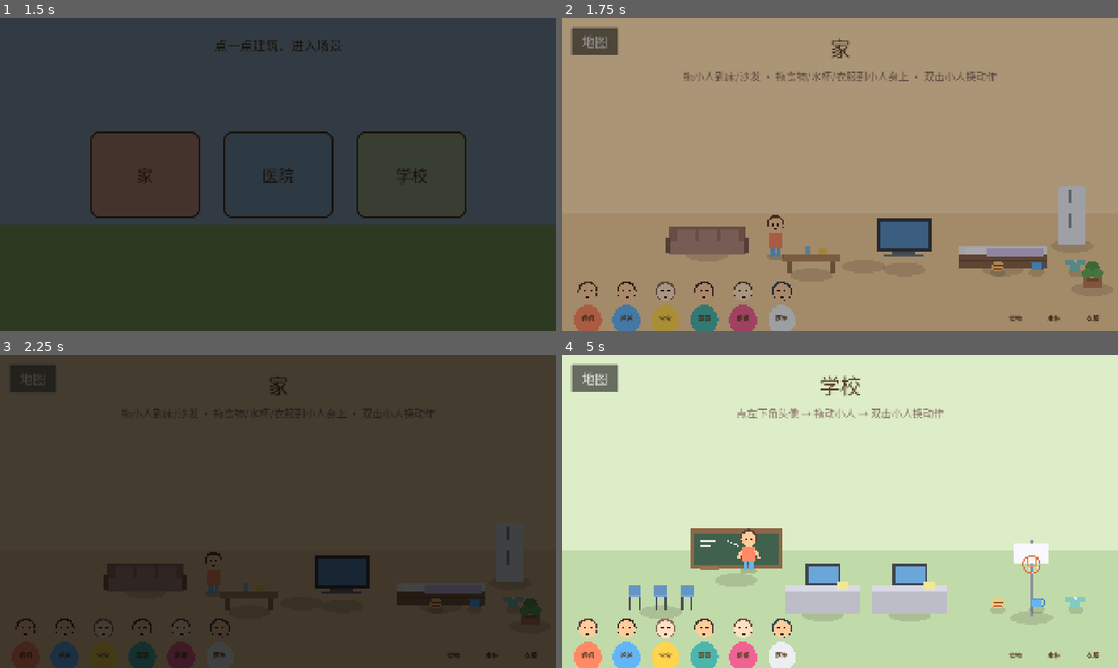
Above: before the commit, frames 1-4 (two rows, left to right).
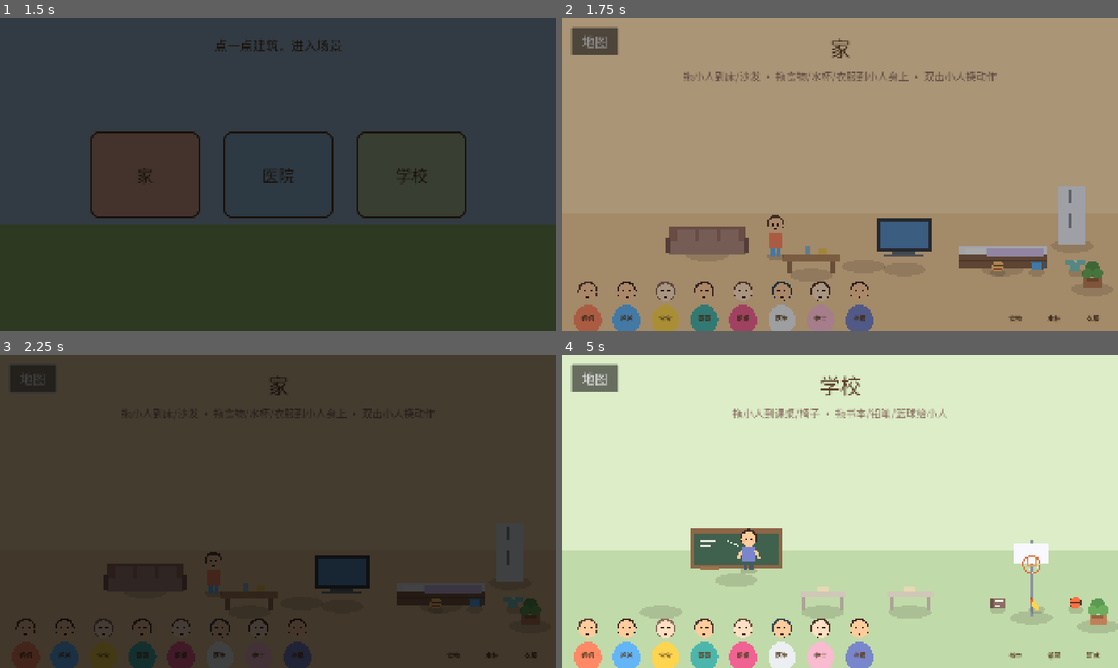
Above: after the commit, the same moments.

Repository: 675435543/MiniLifeWorld
Game: Godot game, scene res://scenes/main/main_menu.tscn
Same seed, same stepped clock (60 frames per second), same inputs: the game is played once before the commit and once after it.
Inputs:
- Up to frame 1 (1.5 s): click "开始游戏" at 0.5 s; click "家" at 1.25 s
- Up to frame 2 (1.75 s): no input
- Up to frame 3 (2.25 s): click "地图" at 2 s
- Up to frame 4 (5 s): click "医院" at 2.75 s; click "地图" at 3.5 s; click "学校" at 4.25 s

Frame 1 is identical in both runs. In frame 2, 0.8% of the frame differs, in the area x 44-56%, y 84-100%; in frame 3, 0.4%; in frame 4, 6.2%, in the area x 12-100%, y 17-100%.

Commit message:
M3+M4: hospital and school scenes - doctor/nurse/teacher, stethoscope/medicine/book/pencil/ball interactions, scene-driven bars

Diff:
--- a/data/characters.json
+++ b/data/characters.json
@@ -43,5 +43,18 @@
 			{"id": "coat", "shirt": "#ECEFF1"},
 			{"id": "scrubs", "shirt": "#80CBC4"}
 		]
+	},
+	"nurse": {
+		"name": "护士",
+		"palette": {"skin": "#FFE0C2", "hair": "#4E342E", "shirt": "#F8BBD0", "pants": "#90CAF9"},
+		"outfits": [
+			{"id": "uniform", "shirt": "#F8BBD0"},
+			{"id": "coat", "shirt": "#ECEFF1"}
+		]
+	},
+	"teacher": {
+		"name": "老师",
+		"palette": {"skin": "#FFCC9C", "hair": "#3E2723", "shirt": "#7986CB", "pants": "#455A64"},
+		"outfits": [{"id": "work", "shirt": "#7986CB"}]
 	}
 }
--- a/data/items.json
+++ b/data/items.json
@@ -8,12 +8,16 @@
 	"food": {"name": "食物", "scene": "home", "type": "item", "interaction": "eat", "zone_size": [60, 60], "color": "#FFB74D"},
 	"water_cup": {"name": "水杯", "scene": "home", "type": "item", "interaction": "drink", "zone_size": [50, 60], "color": "#64B5F6"},
 	"clothes": {"name": "衣服", "scene": "home", "type": "item", "interaction": "wear", "zone_size": [80, 80], "shirt": "#80CBC4"},
+	"reception": {"name": "前台", "scene": "hospital", "type": "furniture", "interaction": "use", "zone_size": [260, 90], "z_index": -1},
+	"waiting_chairs": {"name": "候诊椅", "scene": "hospital", "type": "furniture", "interaction": "sit", "zone_size": [260, 80], "z_index": -1},
 	"hospital_bed": {"name": "诊疗床", "scene": "hospital", "type": "furniture", "interaction": "sleep", "zone_size": [220, 110], "z_index": -1},
-	"waiting_chair": {"name": "候诊椅", "scene": "hospital", "type": "furniture", "interaction": "sit", "zone_size": [90, 90], "z_index": -1},
-	"stethoscope": {"name": "听诊器", "scene": "hospital", "type": "item", "interaction": "examine", "zone_size": [60, 60]},
-	"medicine": {"name": "药瓶", "scene": "hospital", "type": "item", "interaction": "use", "zone_size": [50, 60], "color": "#E57373"},
-	"desk": {"name": "课桌", "scene": "school", "type": "furniture", "interaction": "sit", "zone_size": [140, 80], "z_index": -1},
-	"blackboard": {"name": "黑板", "scene": "school", "type": "furniture", "interaction": "use", "zone_size": [200, 120], "z_index": -1},
+	"medicine_cabinet": {"name": "药柜", "scene": "hospital", "type": "furniture", "interaction": "use", "zone_size": [180, 180], "z_index": -1},
+	"stethoscope": {"name": "听诊器", "scene": "hospital", "type": "item", "interaction": "examine", "zone_size": [60, 60], "color": "#90A4AE"},
+	"medicine": {"name": "药瓶", "scene": "hospital", "type": "item", "interaction": "eat", "zone_size": [50, 60], "color": "#E57373"},
+	"blackboard": {"name": "黑板", "scene": "school", "type": "furniture", "interaction": "use", "zone_size": [300, 120], "z_index": -1},
+	"school_desk": {"name": "课桌", "scene": "school", "type": "furniture", "interaction": "sit", "zone_size": [160, 70], "z_index": -1},
+	"school_chairs": {"name": "椅子", "scene": "school", "type": "furniture", "interaction": "sit", "zone_size": [260, 80], "z_index": -1},
+	"desk": {"name": "办公桌", "scene": "school", "type": "furniture", "interaction": "sit", "zone_size": [140, 80], "z_index": -1},
 	"book": {"name": "书本", "scene": "school", "type": "item", "interaction": "read", "zone_size": [60, 60], "color": "#8D6E63"},
 	"pencil": {"name": "铅笔", "scene": "school", "type": "item", "interaction": "use", "zone_size": [50, 50], "color": "#FFD54F"},
 	"basketball": {"name": "篮球", "scene": "school", "type": "item", "interaction": "play", "zone_size": [70, 70], "color": "#FF7043"}
--- a/data/scenes.json
+++ b/data/scenes.json
@@ -1,5 +1,23 @@
 {
-	"home": {"name": "家", "path": "res://scenes/home/home.tscn", "building_color": "#FF8A65"},
-	"hospital": {"name": "医院", "path": "res://scenes/hospital/hospital.tscn", "building_color": "#64B5F6"},
-	"school": {"name": "学校", "path": "res://scenes/school/school.tscn", "building_color": "#AED581"}
+	"home": {
+		"name": "家",
+		"path": "res://scenes/home/home.tscn",
+		"building_color": "#FF8A65",
+		"default_character": "mom",
+		"bar_items": ["food", "water_cup", "clothes"]
+	},
+	"hospital": {
+		"name": "医院",
+		"path": "res://scenes/hospital/hospital.tscn",
+		"building_color": "#64B5F6",
+		"default_character": "doctor",
+		"bar_items": ["stethoscope", "medicine"]
+	},
+	"school": {
+		"name": "学校",
+		"path": "res://scenes/school/school.tscn",
+		"building_color": "#AED581",
+		"default_character": "teacher",
+		"bar_items": ["book", "pencil", "basketball"]
+	}
 }
--- a/scenes/hospital/hospital.tscn
+++ b/scenes/hospital/hospital.tscn
@@ -1,7 +1,8 @@
-[gd_scene load_steps=3 format=3]
+[gd_scene load_steps=4 format=3]
 
 [ext_resource type="Script" path="res://scripts/scenes/scene_base.gd" id="1"]
 [ext_resource type="Script" path="res://scripts/items/prop_draw.gd" id="2"]
+[ext_resource type="Script" path="res://scripts/items/item.gd" id="3"]
 
 [node name="Hospital" type="Control"]
 layout_mode = 3
@@ -40,30 +41,32 @@
 
 [node name="Decor" type="Node2D" parent="."]
 
-[node name="Reception" type="Node2D" parent="Decor"]
-position = Vector2(500, 830)
-script = ExtResource("2")
-prop_type = "desk"
-
-[node name="Chairs" type="Node2D" parent="Decor"]
-position = Vector2(830, 870)
-script = ExtResource("2")
-prop_type = "chairs"
-
-[node name="HospitalBed" type="Node2D" parent="Decor"]
-position = Vector2(1250, 850)
-script = ExtResource("2")
-prop_type = "hospital_bed"
-
-[node name="Cabinet" type="Node2D" parent="Decor"]
-position = Vector2(1650, 810)
-script = ExtResource("2")
-prop_type = "cabinet"
-
 [node name="Plant" type="Node2D" parent="Decor"]
-position = Vector2(1850, 930)
+position = Vector2(1830, 930)
 script = ExtResource("2")
 prop_type = "plant"
+
+[node name="Items" type="Node2D" parent="."]
+
+[node name="Reception" type="Node2D" parent="Items"]
+position = Vector2(500, 830)
+script = ExtResource("3")
+item_id = "reception"
+
+[node name="WaitingChairs" type="Node2D" parent="Items"]
+position = Vector2(880, 860)
+script = ExtResource("3")
+item_id = "waiting_chairs"
+
+[node name="HospitalBed" type="Node2D" parent="Items"]
+position = Vector2(1300, 850)
+script = ExtResource("3")
+item_id = "hospital_bed"
+
+[node name="MedCabinet" type="Node2D" parent="Items"]
+position = Vector2(1650, 810)
+script = ExtResource("3")
+item_id = "medicine_cabinet"
 
 [node name="Characters" type="Node2D" parent="."]
 y_sort_enabled = true
@@ -98,7 +101,7 @@
 theme_override_colors/font_color = Color(0.553, 0.431, 0.388, 1)
 theme_override_font_sizes/font_size = 36
 horizontal_alignment = 1
-text = "点左下角头像 → 拖动小人 → 双击小人换动作"
+text = "拖小人到诊疗床/候诊椅 · 拖听诊器/药瓶到病人身上"
 
 [node name="BackButton" type="Button" parent="."]
 layout_mode = 0
--- a/scenes/school/school.tscn
+++ b/scenes/school/school.tscn
@@ -1,7 +1,8 @@
-[gd_scene load_steps=3 format=3]
+[gd_scene load_steps=4 format=3]
 
 [ext_resource type="Script" path="res://scripts/scenes/scene_base.gd" id="1"]
 [ext_resource type="Script" path="res://scripts/items/prop_draw.gd" id="2"]
+[ext_resource type="Script" path="res://scripts/items/item.gd" id="3"]
 
 [node name="School" type="Control"]
 layout_mode = 3
@@ -40,30 +41,37 @@
 
 [node name="Decor" type="Node2D" parent="."]
 
-[node name="Blackboard" type="Node2D" parent="Decor"]
-position = Vector2(600, 770)
-script = ExtResource("2")
-prop_type = "blackboard"
-
-[node name="Desk1" type="Node2D" parent="Decor"]
-position = Vector2(900, 890)
-script = ExtResource("2")
-prop_type = "desk"
-
-[node name="Desk2" type="Node2D" parent="Decor"]
-position = Vector2(1200, 890)
-script = ExtResource("2")
-prop_type = "desk"
-
-[node name="Chairs" type="Node2D" parent="Decor"]
-position = Vector2(340, 880)
-script = ExtResource("2")
-prop_type = "chairs"
-
 [node name="Hoop" type="Node2D" parent="Decor"]
 position = Vector2(1620, 900)
 script = ExtResource("2")
 prop_type = "hoop"
+
+[node name="Plant" type="Node2D" parent="Decor"]
+position = Vector2(1850, 930)
+script = ExtResource("2")
+prop_type = "plant"
+
+[node name="Items" type="Node2D" parent="."]
+
+[node name="Blackboard" type="Node2D" parent="Items"]
+position = Vector2(600, 770)
+script = ExtResource("3")
+item_id = "blackboard"
+
+[node name="Desk1" type="Node2D" parent="Items"]
+position = Vector2(900, 880)
+script = ExtResource("3")
+item_id = "school_desk"
+
+[node name="Desk2" type="Node2D" parent="Items"]
+position = Vector2(1200, 880)
+script = ExtResource("3")
+item_id = "school_desk"
+
+[node name="Chairs" type="Node2D" parent="Items"]
+position = Vector2(340, 880)
+script = ExtResource("3")
+item_id = "school_chairs"
 
 [node name="Characters" type="Node2D" parent="."]
 y_sort_enabled = true
@@ -98,7 +106,7 @@
 theme_override_colors/font_color = Color(0.553, 0.431, 0.388, 1)
 theme_override_font_sizes/font_size = 36
 horizontal_alignment = 1
-text = "点左下角头像 → 拖动小人 → 双击小人换动作"
+text = "拖小人到课桌/椅子 · 拖书本/铅笔/篮球给小人"
 
 [node name="BackButton" type="Button" parent="."]
 layout_mode = 0
--- a/scripts/items/item.gd
+++ b/scripts/items/item.gd
@@ -1,6 +1,6 @@
 class_name Item
 extends PropDraw
-## 可交互道具/家具（M2）。
+## 可交互道具/家具（M2/M3/M4）。
 ## 家具静置在场景中，角色拖到热区触发互动；消耗品从道具栏拖到角色身上。
 
 @export var item_id := ""
@@ -39,6 +39,16 @@
 			draw_icon_cup(self, data)
 		"clothes":
 			draw_icon_clothes(self, data)
+		"stethoscope":
+			draw_icon_stethoscope(self, data)
+		"medicine":
+			draw_icon_medicine(self, data)
+		"book":
+			draw_icon_book(self, data)
+		"pencil":
+			draw_icon_pencil(self, data)
+		"basketball":
+			draw_icon_ball(self, data)
 		_:
 			super._draw()
 
@@ -71,6 +81,54 @@
 	ci.draw_circle(Vector2(0, -38), 6.0, Color(1, 1, 1, 0.7))
 
 
+static func draw_icon_stethoscope(ci: CanvasItem, info: Dictionary) -> void:
+	var tint := Color(str(info.get("color", "#90A4AE")))
+	_draw_icon_shadow(ci)
+	ci.draw_arc(Vector2(0, -30), 16.0, PI * 0.15, PI * 0.85, 14, tint, 4.0)
+	ci.draw_line(Vector2(-12, -22), Vector2(-2, 6), tint, 4.0)
+	ci.draw_line(Vector2(12, -22), Vector2(2, 6), tint, 4.0)
+	ci.draw_circle(Vector2(0, 14), 9.0, tint.lightened(0.3))
+
+
+static func draw_icon_medicine(ci: CanvasItem, info: Dictionary) -> void:
+	var tint := Color(str(info.get("color", "#E57373")))
+	_draw_icon_shadow(ci)
+	ci.draw_rect(Rect2(-14, -34, 28, 30), tint)
+	ci.draw_rect(Rect2(-9, -42, 18, 8), tint.darkened(0.25))
+	ci.draw_rect(Rect2(-12, -26, 24, 4), Color(1, 1, 1, 0.55))
+	ci.draw_rect(Rect2(-3, -18, 6, 14), Color(1, 1, 1, 0.85))
+	ci.draw_rect(Rect2(-7, -14, 14, 6), Color(1, 1, 1, 0.85))
+
+
+static func draw_icon_book(ci: CanvasItem, info: Dictionary) -> void:
+	var tint := Color(str(info.get("color", "#8D6E63")))
+	_draw_icon_shadow(ci)
+	ci.draw_rect(Rect2(-26, -34, 52, 34), tint)
+	ci.draw_rect(Rect2(-26, -34, 8, 34), tint.darkened(0.25))
+	ci.draw_rect(Rect2(-12, -28, 34, 4), Color(0.95, 0.95, 0.92))
+	ci.draw_rect(Rect2(-12, -20, 34, 4), Color(0.95, 0.95, 0.92))
+	ci.draw_rect(Rect2(-12, -12, 22, 4), Color(0.95, 0.95, 0.92))
+
+
+static func draw_icon_pencil(ci: CanvasItem, info: Dictionary) -> void:
+	var tint := Color(str(info.get("color", "#FFD54F")))
+	_draw_icon_shadow(ci)
+	ci.draw_set_transform(Vector2.ZERO, deg_to_rad(-30), Vector2.ONE)
+	ci.draw_rect(Rect2(-8, -36, 16, 40), tint)
+	ci.draw_rect(Rect2(-8, -36, 16, 8), Color(0.9, 0.4, 0.3))
+	ci.draw_rect(Rect2(-2, -44, 4, 8), Color(0.55, 0.4, 0.3))
+	ci.draw_set_transform(Vector2.ZERO, 0.0, Vector2.ONE)
+
+
+static func draw_icon_ball(ci: CanvasItem, info: Dictionary) -> void:
+	var tint := Color(str(info.get("color", "#FF7043")))
+	_draw_icon_shadow(ci)
+	ci.draw_circle(Vector2(0, -20), 20.0, tint)
+	ci.draw_arc(Vector2(0, -20), 20.0, -0.9, 0.9, 12, Color(0.35, 0.2, 0.15), 2.0)
+	ci.draw_arc(Vector2(0, -20), 20.0, PI - 0.9, PI + 0.9, 12, Color(0.35, 0.2, 0.15), 2.0)
+	ci.draw_line(Vector2(-20, -20), Vector2(20, -20), Color(0.35, 0.2, 0.15), 2.0)
+
+
 static func _draw_icon_shadow(ci: CanvasItem) -> void:
 	ci.draw_set_transform(Vector2(0, 4), 0.0, Vector2(0.9, 0.45))
 	ci.draw_circle(Vector2.ZERO, 30.0, Color(0.15, 0.1, 0.08, 0.15))
--- a/scripts/items/prop_draw.gd
+++ b/scripts/items/prop_draw.gd
@@ -27,6 +27,8 @@
 			_plant()
 		"desk":
 			_desk()
+		"school_desk":
+			_school_desk()
 		"chairs":
 			_chairs()
 		"hospital_bed":
@@ -107,6 +109,14 @@
 	draw_rect(Rect2(50, -110, 40, 30), Color(0.95, 0.9, 0.6))
 
 
+func _school_desk() -> void:
+	var wood := Color(0.82, 0.78, 0.72)
+	draw_rect(Rect2(-80, -64, 160, 18), wood)
+	draw_rect(Rect2(-70, -46, 12, 46), wood.darkened(0.18))
+	draw_rect(Rect2(58, -46, 12, 46), wood.darkened(0.18))
+	draw_rect(Rect2(-20, -84, 40, 20), Color(0.9, 0.85, 0.7))
+
+
 func _chairs() -> void:
 	_chair(-90)
 	_chair(0)
--- a/scripts/scenes/scene_base.gd
+++ b/scripts/scenes/scene_base.gd
@@ -28,7 +28,7 @@
 	_build_item_bar()
 	var chars := get_node_or_null("Characters")
 	if chars and chars.get_child_count() == 0:
-		spawn_character("mom")
+		spawn_character(str(info.get("default_character", "mom")))
 
 
 func _process(_delta: float) -> void:
@@ -55,6 +55,8 @@
 
 
 func _build_item_bar() -> void:
+	var info: Dictionary = GameData.scenes.get(scene_id, {})
+	var bar_items: Array = info.get("bar_items", ITEM_BAR)
 	var bar := HBoxContainer.new()
 	bar.name = "ItemBar"
 	bar.add_theme_constant_override("separation", 14)
@@ -66,10 +68,10 @@
 	bar.offset_right = -28.0
 	bar.offset_top = -206.0
 	bar.offset_bottom = -28.0
-	for id in ITEM_BAR:
+	for id in bar_items:
 		var btn := ItemButton.new()
-		btn.item_id = id
-		btn.button_down.connect(_on_item_button_down.bind(id))
+		btn.item_id = str(id)
+		btn.button_down.connect(_on_item_button_down.bind(str(id)))
 		bar.add_child(btn)
 
 
--- a/scripts/ui/item_button.gd
+++ b/scripts/ui/item_button.gd
@@ -25,5 +25,15 @@
 			Item.draw_icon_cup(self, _data)
 		"clothes":
 			Item.draw_icon_clothes(self, _data)
+		"stethoscope":
+			Item.draw_icon_stethoscope(self, _data)
+		"medicine":
+			Item.draw_icon_medicine(self, _data)
+		"book":
+			Item.draw_icon_book(self, _data)
+		"pencil":
+			Item.draw_icon_pencil(self, _data)
+		"basketball":
+			Item.draw_icon_ball(self, _data)
 	draw_set_transform(Vector2.ZERO, 0.0, Vector2.ONE)
 	draw_string(ThemeDB.fallback_font, Vector2(0, size.y - 8), str(_data.get("name", item_id)), HORIZONTAL_ALIGNMENT_CENTER, size.x, 22, Color(0.364, 0.251, 0.157))
--- a/tests/ui_probe_runner.gd
+++ b/tests/ui_probe_runner.gd
@@ -8,6 +8,7 @@
 const ST_SLEEP := 3
 const ST_EAT := 4
 const ST_HAPPY := 5
+const ST_INTERACT := 6
 
 var _ok := true
 
@@ -123,6 +124,98 @@
 		_fail("换装未触发 state=" + str(c.state))
 	else:
 		print("UI_PROBE: 换装 OK")
+
+	# ---- M3：医院场景 ----
+	room.queue_free()
+	await _frames(2)
+	var hospital: Control = load("res://scenes/hospital/hospital.tscn").instantiate()
+	add_child(hospital)
+	await _frames(2)
+	var hchars: Node = hospital.get_node("Characters")
+	var hc: Node2D = hchars.get_child(0)
+	var hbed: Node2D = hospital.get_node("Items/HospitalBed")
+	var hbed_center: Vector2 = hbed.zone_rect().get_center()
+	_press(to_window * hc.position)
+	await _frames(2)
+	_move(to_window * hbed_center)
+	await _frames(2)
+	_release(to_window * hbed_center)
+	await _frames(2)
+	if hc.state != ST_SLEEP:
+		_fail("医院诊疗床未躺下 state=" + str(hc.state))
+	else:
+		print("UI_PROBE: 医院诊疗床 OK")
+
+	var hbar: Node = hospital.get_node("ItemBar")
+	var steth_btn: Control = hbar.get_child(0)
+	_press(to_window * steth_btn.get_global_rect().get_center())
+	await _frames(2)
+	_move(to_window * (hc.position + Vector2(0, -10)))
+	await _frames(2)
+	_release(to_window * (hc.position + Vector2(0, -10)))
+	await _frames(2)
+	if hc.state != ST_INTERACT:
+		_fail("听诊器未触发检查 state=" + str(hc.state))
+	else:
+		print("UI_PROBE: 听诊器检查 OK")
+
+	var med_btn: Control = hbar.get_child(1)
+	_press(to_window * med_btn.get_global_rect().get_center())
+	await _frames(2)
+	_move(to_window * (hc.position + Vector2(0, -10)))
+	await _frames(2)
+	_release(to_window * (hc.position + Vector2(0, -10)))
+	await _frames(2)
+	if hc.state != ST_EAT:
+		_fail("药瓶未触发吃药 state=" + str(hc.state))
+	else:
+		print("UI_PROBE: 吃药 OK")
+
+	# ---- M4：学校场景 ----
+	hospital.queue_free()
+	await _frames(2)
+	var school: Control = load("res://scenes/school/school.tscn").instantiate()
+	add_child(school)
+	await _frames(2)
+	var schars: Node = school.get_node("Characters")
+	var sc: Node2D = schars.get_child(0)
+	var desk1: Node2D = school.get_node("Items/Desk1")
+	var desk1_center: Vector2 = desk1.zone_rect().get_center()
+	_press(to_window * sc.position)
+	await _frames(2)
+	_move(to_window * desk1_center)
+	await _frames(2)
+	_release(to_window * desk1_center)
+	await _frames(2)
+	if sc.state != ST_SIT:
+		_fail("课桌未坐下 state=" + str(sc.state))
+	else:
+		print("UI_PROBE: 课桌坐下 OK")
+
+	var sbar: Node = school.get_node("ItemBar")
+	var book_btn: Control = sbar.get_child(0)
+	_press(to_window * book_btn.get_global_rect().get_center())
+	await _frames(2)
+	_move(to_window * (sc.position + Vector2(0, -10)))
+	await _frames(2)
+	_release(to_window * (sc.position + Vector2(0, -10)))
+	await _frames(2)
+	if sc.state != ST_INTERACT:
+		_fail("书本未触发阅读 state=" + str(sc.state))
+	else:
+		print("UI_PROBE: 读书 OK")
+
+	var ball_btn: Control = sbar.get_child(2)
+	_press(to_window * ball_btn.get_global_rect().get_center())
+	await _frames(2)
+	_move(to_window * (sc.position + Vector2(0, -10)))
+	await _frames(2)
+	_release(to_window * (sc.position + Vector2(0, -10)))
+	await _frames(2)
+	if sc.state != ST_HAPPY:
+		_fail("篮球未触发玩耍 state=" + str(sc.state))
+	else:
+		print("UI_PROBE: 玩球 OK")
 
 	print("UI_PROBE: " + ("PASS" if _ok else "FAIL"))
 	get_tree().quit(0 if _ok else 1)
